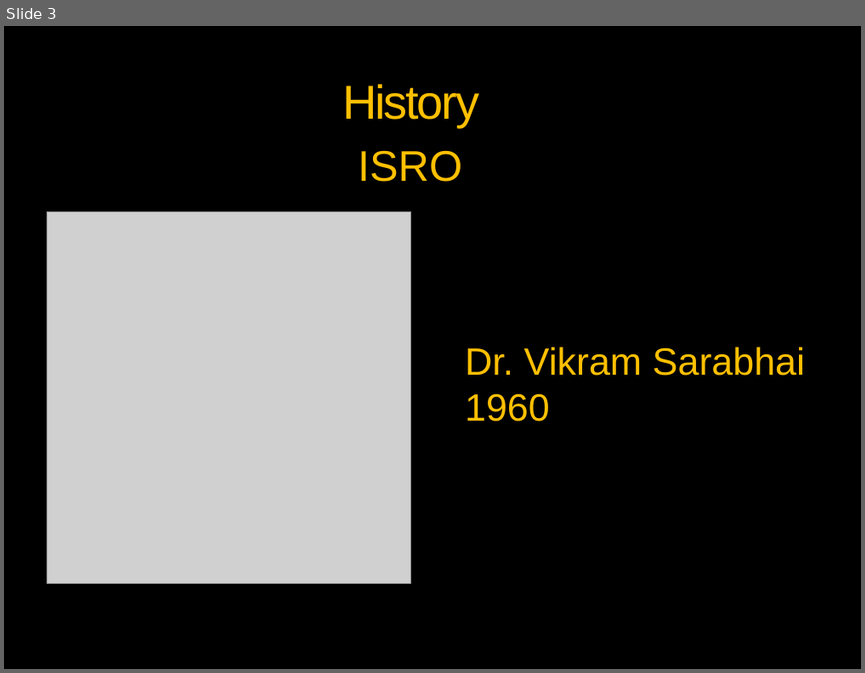
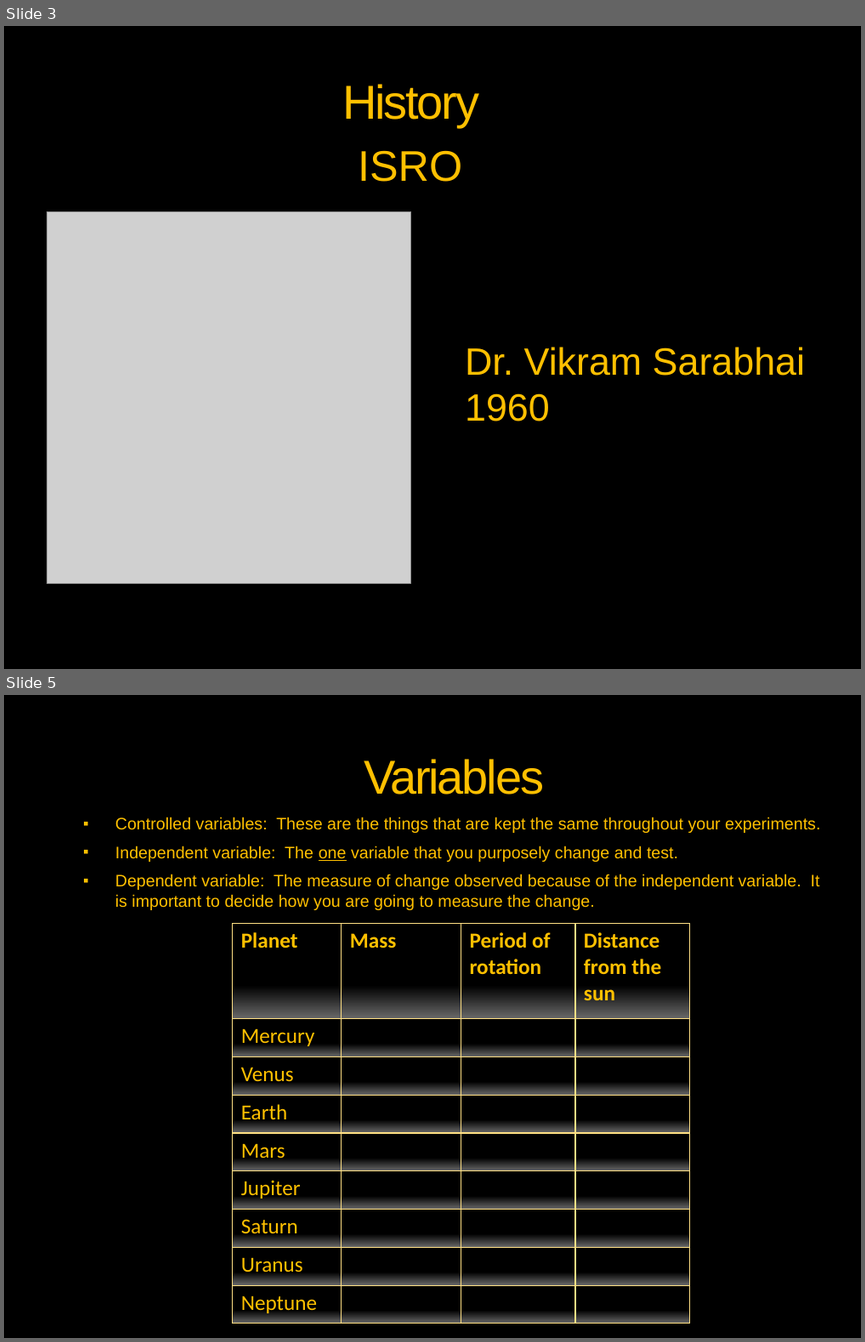
Before and after one commit to vickaas13/tedx, a slide deck: MOM- Taking India to MARS.pptx. Shown one above the other, each under a label of ours: slide 3 before the commit, slides 3 and 5 after it; the slides between them are not shown. The pictures are 865x673 and 865x1342 pixels, drawn with LibreOffice and Linux fonts; fonts in the diff are those of the drawing; grey boxes stand for pictures; background and template pictures are left out. Boxes give left, top, right and bottom in pixels: in the first picture for what was removed or moved away, otherwise in the second. Text is boxed around its words. In the diff, an @@ line names an element or a change of style, - is before the commit and + after.

```diff
--- a/MOM- Taking India to MARS.pptx
+++ b/MOM- Taking India to MARS.pptx
@@ slide 5 added at (4, 695, 861, 1338), background picture (left out); not listed: 3 template elements that a slide beside it also shows @@
@@ title added at (364, 759, 544, 794), 40 pt, text #FFC000 @@
+Variables
@@ text added at (115, 817, 820, 910), 14 pt, text #FFC000 @@
+▪ Controlled variables: These are the things that are kept the same throughout your experiments.
+▪ Independent variable: The one variable that you purposely change and test.
+▪ Dependent variable: The measure of change observed because of the independent variable. It is important to decide how you are going to measure the change.
@@ table added at (233, 924, 689, 1324), 9 rows, 4 columns @@
+Planet | Mass | Period of rotation | Distance from the sun
+Mercury |  |  | 
+Venus |  |  | 
+Earth |  |  | 
+Mars |  |  | 
+Jupiter |  |  | 
+Saturn |  |  | 
+Uranus |  |  | 
+Neptune |  |  | 
```
Also in this commit, not shown: 1 slide changed, 2 other slides added, 4 slides removed, 1 other file.
